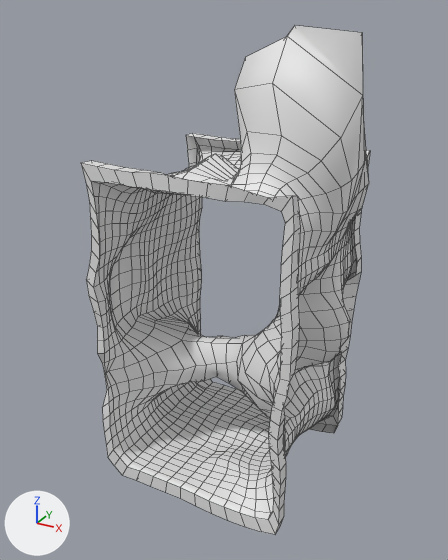
The FBX model Assets/Models/way/cave module 9.fbx, before and after one commit.
Both versions are drawn from a 50 mm camera at (8.77, -16.43, 14.55) aimed at (-0.13, -0.26, 6.46). Every picture has the same lights, and +X, +Y and +Z are marked at lower left. Mesh edges are drawn as thin lines. Where no turn or scale is listed for an object, it has been applied to the vertices.
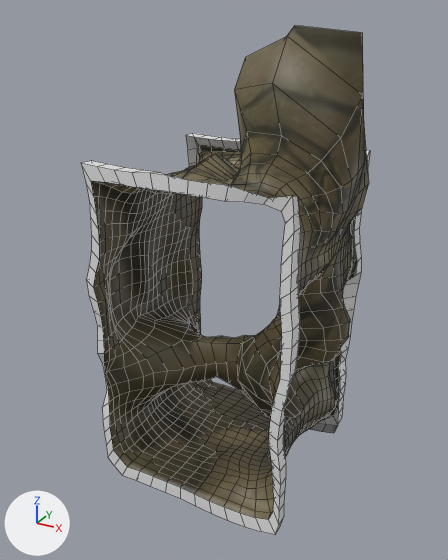
Where the change shows, as pixel boxes (x1, y1, x2, y2) in the pictures (448 x 560 px):
```json
{"object": "Plane.9", "change": "surface changed", "before": [88, 25, 369, 522], "after": [88, 25, 369, 522]}
{"part": 1, "of": "me_plane_014", "change": "surface changed", "before": [91, 25, 369, 519], "after": [91, 25, 369, 519]}
```

Scene script edits in JSON lines:
```json
{"op": "add", "block": "img_wall1_jpg", "code": ["img_wall1_jpg = load_image('wall1.jpg', 'mat/wall1.jpg', 1024, 1024, 'sRGB')"]}
{"op": "remove", "block": "mat_stone", "code": "mat_stone.base_color = (0.8, 0.8, 0.8)  # white #e7e7e7"}
{"op": "add", "block": "mat_stone", "code": "mat_stone.texture = img_wall1_jpg"}
{"block": "me_plane_014", "where": "me_plane_014.from_pydata(...)  # 1681 vertices, 1622 faces; spans x -3.77..4.09, y -3.08..3.16, z -0.6..14.1"}
{"block": "me_plane_014", "where": "# used by ob_plane_9; location = (0.0, 0.0, 0.0)"}
{"block": "me_plane_014", "change": "me_plane_014 part 1: texture (UV) coordinates of 1366 of 1622 faces, centred in x -3.74..3.94, y -2.9..2.95, z -0.17..13.84, changed; they spanned u 0.0..1.0, v 0.0..1.0 and now span u 0.01..0.69, v 0.0..1.0"}
```
